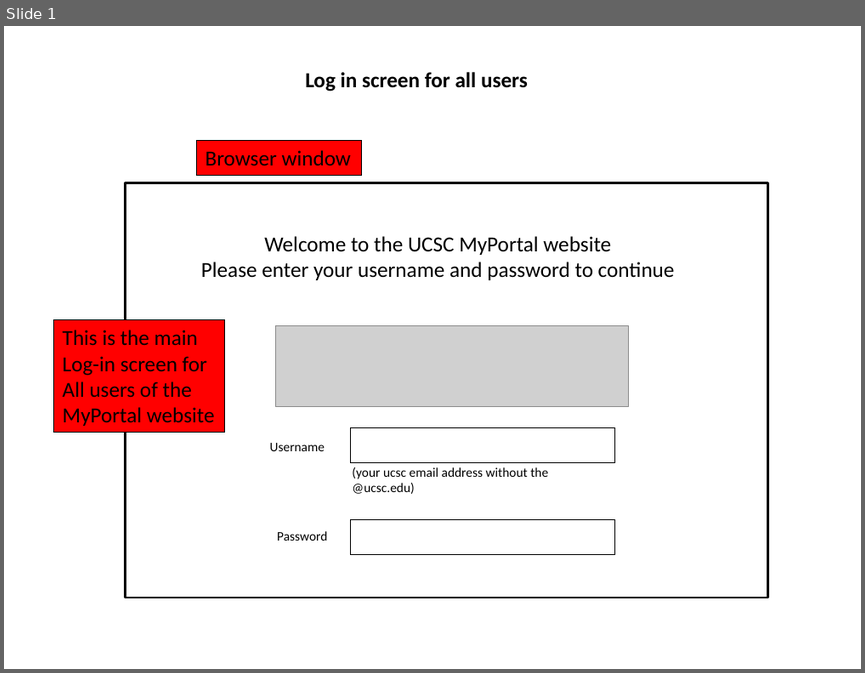
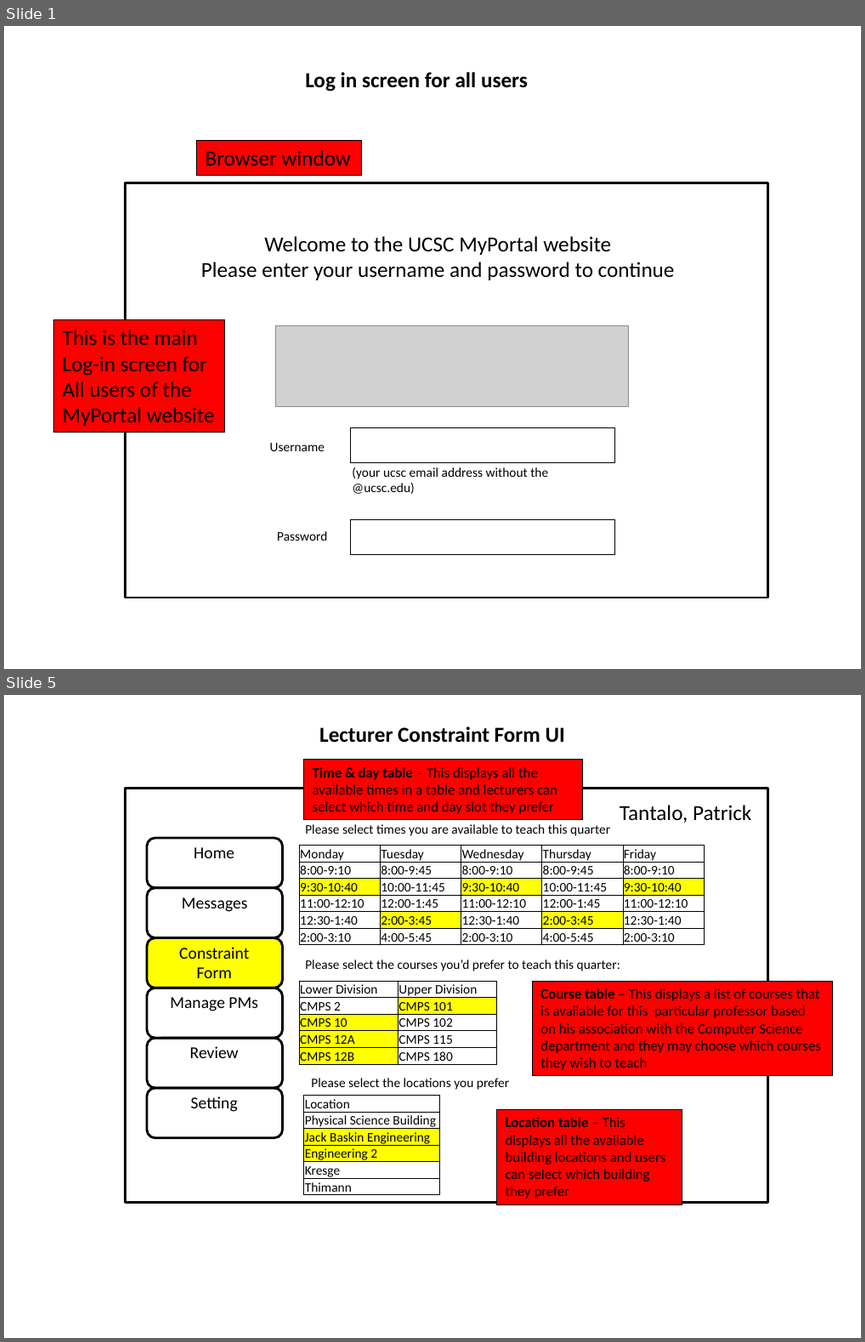
Before and after one commit to bpross/MyCourses-Scheduler, a slide deck: docs/requirements/Preliminary User Interface.pptx. Shown one above the other, each under a label of ours: slide 1 before the commit, slides 1 and 5 after it; the slides between them are not shown. The pictures are 865x673 and 865x1342 pixels, drawn with LibreOffice and Linux fonts; fonts in the diff are those of the drawing; grey boxes stand for pictures. Boxes give left, top, right and bottom in pixels: in the first picture for what was removed or moved away, otherwise in the second. Text is boxed around its words. In the diff, an @@ line names an element or a change of style, - is before the commit and + after.

```diff
--- a/docs/requirements/Preliminary User Interface.pptx
+++ b/docs/requirements/Preliminary User Interface.pptx
@@ slide 5 added at (4,695,861,1338), background #FFFFFF @@
@@ text added at (319,726,565,743), 18 pt, text #000000, bold @@
+Lecturer Constraint Form UI
@@ rectangle added at (304,760,582,820), fill #FF0000, outline #000000 0.75 pt, 12 pt, text #000000 @@
+Time & day table – This displays all the available times in a table and lecturers can select which time and day slot they prefer
@@ rectangle added at (126,788,768,1202), outline #000000 2 pt @@
@@ text added at (619,805,751,823), 18 pt, text #000000 @@
+Tantalo, Patrick
@@ rounded rectangle added at (147,838,283,888), outline #000000 2 pt @@
@@ text added at (194,847,234,858), 14 pt, text #000000 @@
+Home
@@ table added at (299,845,702,948), 6 rows, 5 columns @@
+Monday | Tuesday | Wednesday | Thursday | Friday
+8:00-9:10 | 8:00-9:45 | 8:00-9:10 | 8:00-9:45 | 8:00-9:10
+9:30-10:40 | 10:00-11:45 | 9:30-10:40 | 10:00-11:45 | 9:30-10:40
+11:00-12:10 | 12:00-1:45 | 11:00-12:10 | 12:00-1:45 | 11:00-12:10
+12:30-1:40 | 2:00-3:45 | 12:30-1:40 | 2:00-3:45 | 12:30-1:40
+2:00-3:10 | 4:00-5:45 | 2:00-3:10 | 4:00-5:45 | 2:00-3:10
@@ text added at (305,824,610,836), 11 pt, text #000000 @@
+Please select times you are available to teach this quarter
@@ rounded rectangle added at (147,888,283,937), outline #000000 2 pt @@
@@ text added at (182,897,248,912), 14 pt, text #000000 @@
+Messages
@@ rounded rectangle added at (147,937,283,987), fill #FFFF00, outline #000000 2 pt @@
@@ text added at (179,947,249,978), 14 pt, text #000000 @@
+Constraint Form
@@ text added at (305,959,620,971), 11 pt, text #000000 @@
+Please select the courses you’d prefer to teach this quarter:
@@ rounded rectangle added at (147,988,283,1038), outline #000000 2 pt @@
@@ text added at (170,997,258,1011), 14 pt, text #000000 @@
+Manage PMs
@@ table added at (299,981,496,1064), 5 rows, 2 columns @@
+Lower Division | Upper Division
+CMPS 2 | CMPS 101
+CMPS 10 | CMPS 102
+CMPS 12A | CMPS 115
+CMPS 12B | CMPS 180
@@ rectangle added at (533,981,833,1076), fill #FF0000, outline #000000 0.75 pt, 12 pt, text #000000 @@
+Course table – This displays a list of courses that is available for this particular professor based on his association with the Computer Science department and they may choose which courses they wish to teach
@@ rounded rectangle added at (147,1038,283,1088), outline #000000 2 pt @@
@@ text added at (190,1046,239,1058), 14 pt, text #000000 @@
+Review
@@ rounded rectangle added at (147,1088,283,1137), outline #000000 2 pt @@
@@ text added at (191,1096,238,1111), 14 pt, text #000000 @@
+Setting
@@ table added at (304,1095,439,1198), 6 rows, 1 columns @@
+Location
+Physical Science Building
+Jack Baskin Engineering
+Engineering 2
+Kresge
+Thimann
@@ text added at (311,1077,509,1089), 11 pt, text #000000 @@
+Please select the locations you prefer
@@ rectangle added at (497,1109,682,1204), fill #FF0000, outline #000000 0.75 pt, 12 pt, text #000000 @@
+Location table – This displays all the available building locations and users can select which building they prefer
```
Also in this commit, not shown: 2 slides changed, 3 other slides added.
